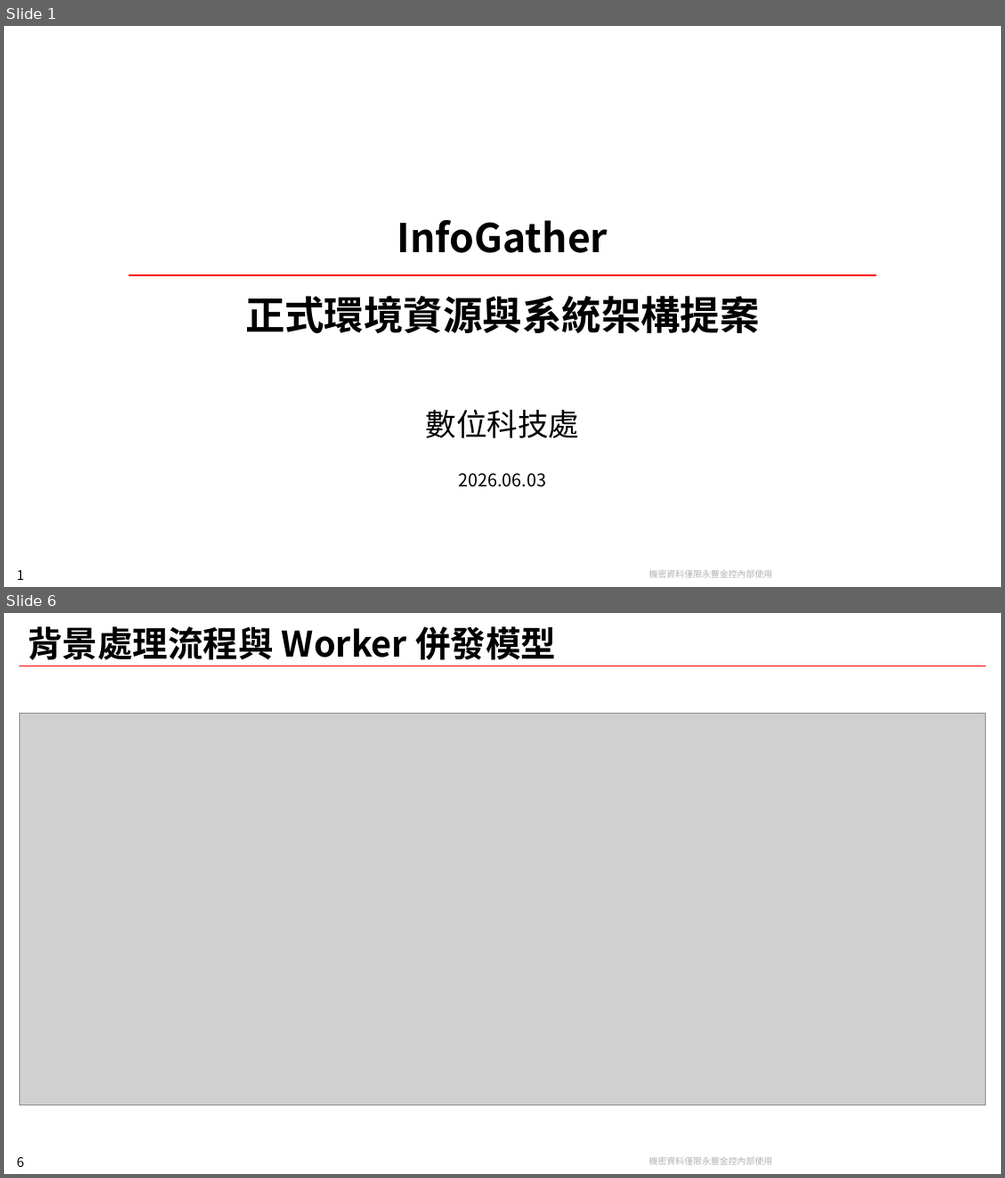
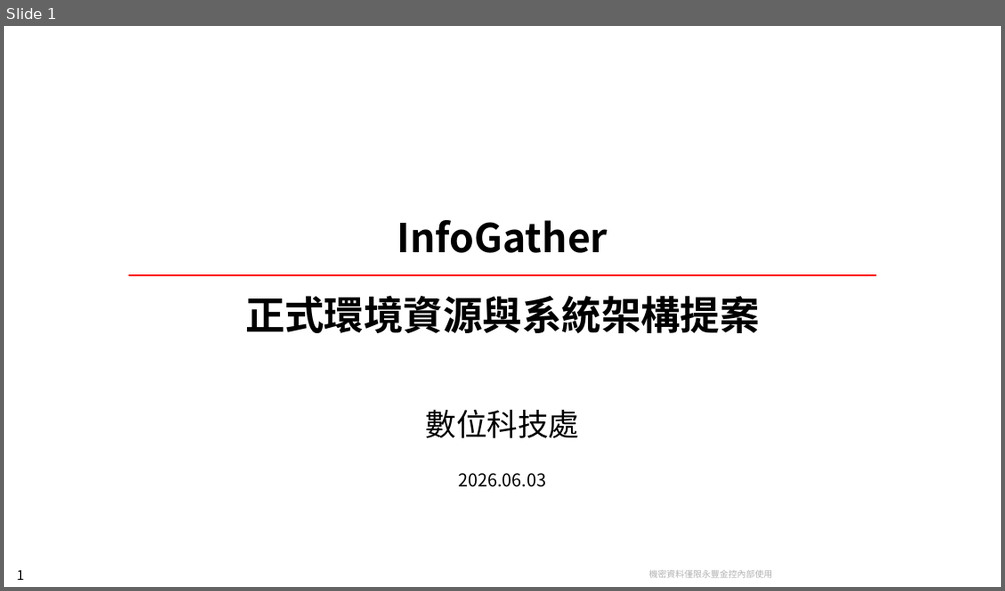
Before and after one commit to chunkai1312/temp, a slide deck: infogather.pptx. Shown one above the other, each under a label of ours: slides 1 and 6 before the commit, slide 1 after it; the slides between them are not shown. The pictures are 1005x1178 and 1005x591 pixels, drawn with LibreOffice and Linux fonts; fonts in the diff are those of the drawing; grey boxes stand for pictures; background and template pictures are left out. Boxes give left, top, right and bottom in pixels: in the first picture for what was removed or moved away, otherwise in the second. Text is boxed around its words. In the diff, an @@ line names an element or a change of style, - is before the commit and + after.

```diff
--- a/infogather.pptx
+++ b/infogather.pptx
@@ slide 6 removed at box(4, 613, 1001, 1174), background #FFFFFF; not listed: 2 template elements that a slide beside it also shows @@
@@ title removed at box(27, 626, 556, 660) @@
-背景處理流程與 Worker 併發模型
@@ line removed from (20, 666) to (985, 666) @@
@@ picture removed at box(20, 713, 986, 1104) @@
```
Also in this commit, not shown: 1 slide changed, 2 slides added, 12 other slides removed.
